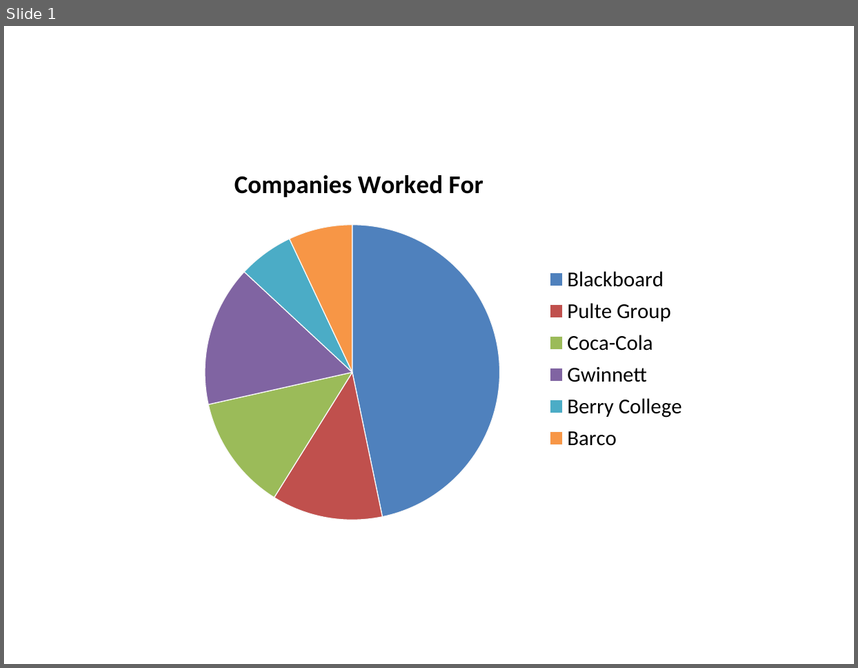
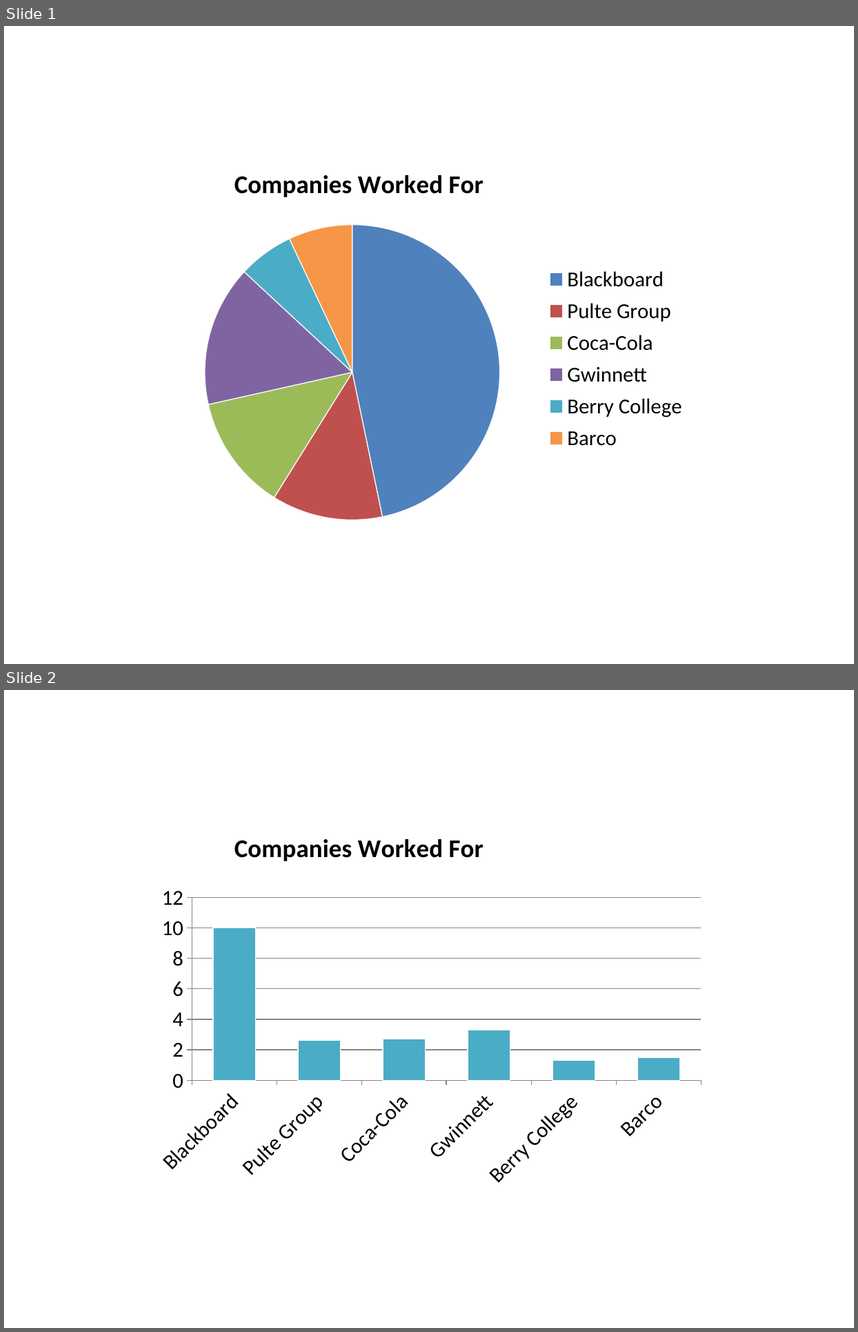
Before and after one commit to jshoaf/jshoaf.github.io, a slide deck: misc/charts.pptx. Shown one above the other, each under a label of ours: slide 1 before the commit, slides 1 and 2 after it. The pictures are 858x668 and 858x1332 pixels, drawn with LibreOffice and Linux fonts; fonts in the diff are those of the drawing. Boxes give left, top, right and bottom in pixels: in the first picture for what was removed or moved away, otherwise in the second. Text is boxed around its words. In the diff, an @@ line names an element or a change of style, - is before the commit and + after.

```diff
--- a/misc/charts.pptx
+++ b/misc/charts.pptx
@@ slide 2 added at [4,690,854,1328], background #FFFFFF @@
@@ column chart added at [146,818,713,1195] @@
+title "Companies Worked For"
+categories: Blackboard, Pulte Group, Coca-Cola, Gwinnett, Berry College, Barco
+Companies Worked For: 10, 2.6, 2.7, 3.3, 1.3, 1.5
```
Also in this commit, not shown: 1 slide changed, 1 other slide added, 2 other files.
